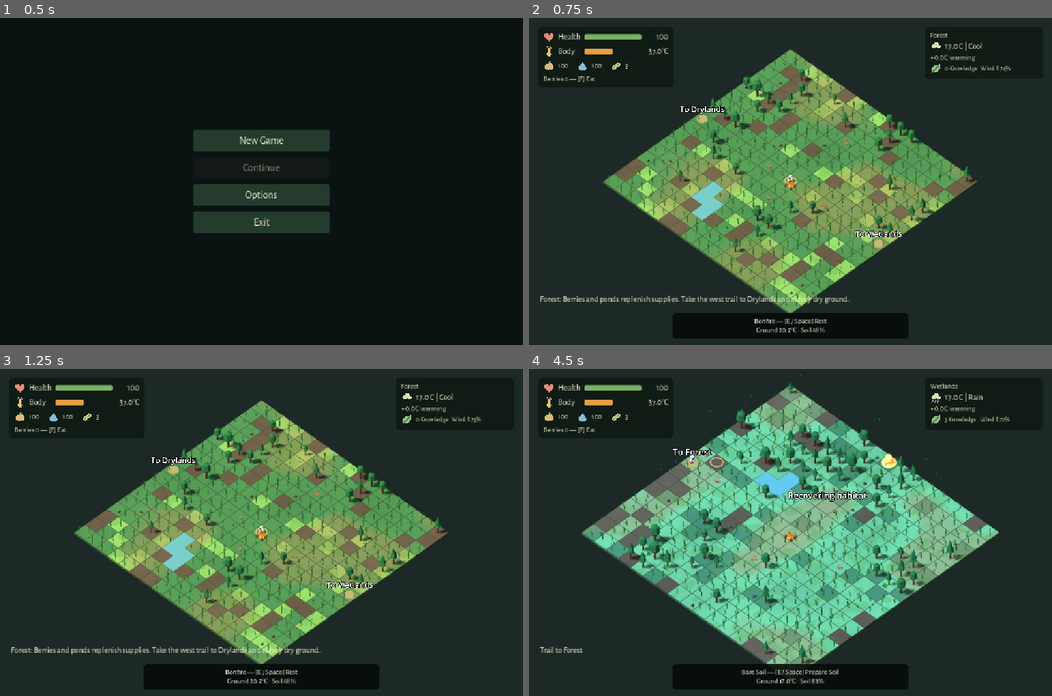
Above: before the commit, frames 1-4 (two rows, left to right).
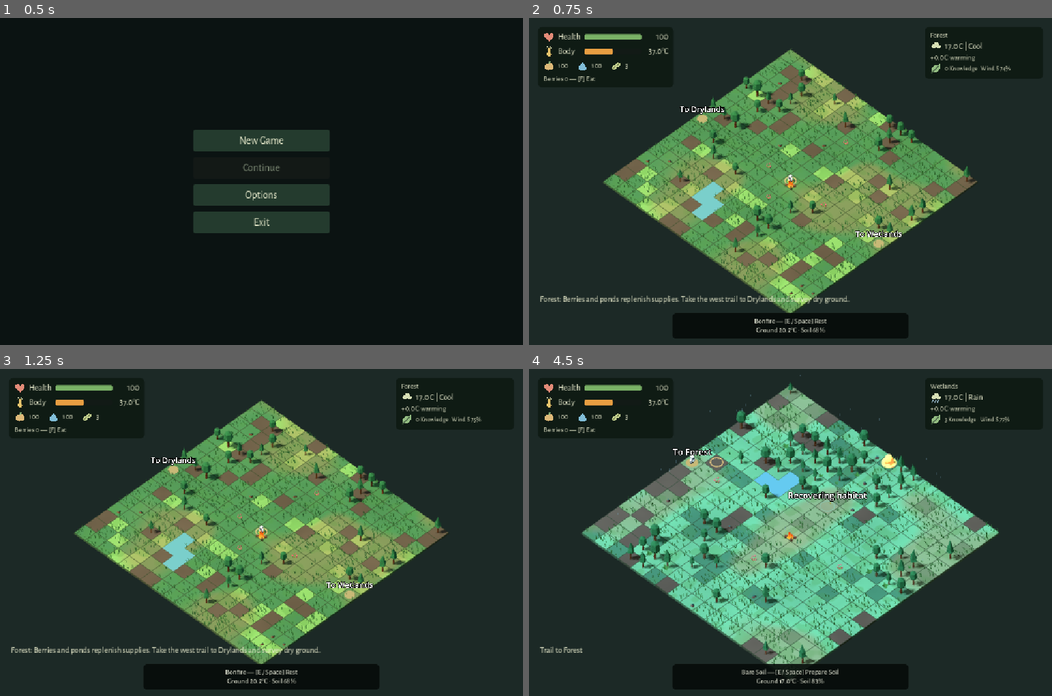
Above: after the commit, the same moments.

Repository: emir-masinovic/gameup-2026-nihilists
Game: Godot game, scene res://features/menus/main_menu.tscn
Same seed, same stepped clock (60 frames per second), same inputs: the game is played once before the commit and once after it.
Inputs (mouse positions are in pixels of both pictures, inside the frame that each line leads up to):
- Up to frame 1 (0.5 s): no input
- Up to frame 2 (0.75 s): click "New Game" at 0.5 s
- Up to frame 3 (1.25 s): no input
- Up to frame 4 (4.5 s): tap Enter (ui_accept) at 1.25, 1.52 s; move the mouse to (905, 516) at 1.27 s; hold D (move_east) 1.28-2 s; hold F (eat) 1.28-2 s; click (905, 516) at 1.42 s; tap E (interact) at 1.55, 3.05 s; drag from (685, 548) to (764, 597) at 2.02 s; move the mouse to (842, 460) at 2.77 s; hold D (move_east) 2.78-3.5 s; hold C (camera_mode_cycle) 2.78-3.5 s; drag from (764, 597) to (633, 483) at 3.52 s; move the mouse to (947, 581) at 4.27 s; hold A (move_west) from 4.28 s (still down); hold Mouse wheel up (camera_zoom_in) from 4.28 s (still down)

Frame 1 is identical in both runs. In frame 2, 3.2% of the frame differs, in the area x 14-83%, y 9-90%; in frame 3, 3.2%; in frame 4, 5.5%, in the area x 11-90%, y 7-91%.

Commit message:
fix: distribute grass through a continuous world-space density field

Diff:
--- a/features/levels/forest/nature/ground_cover.gd
+++ b/features/levels/forest/nature/ground_cover.gd
@@ -7,17 +7,25 @@
 var _crack_batches: Array[Dictionary] = []
 var _noise = FastNoiseLite.new()
 var _appearance_seed = 0
+var _patch_noise = FastNoiseLite.new()
+var _detail_noise = FastNoiseLite.new()
+var _grass_sites: Dictionary = {}
 var _grid: RefCounted
 var _crack_sizes: Array[float] = []
 var _crack_targets: Array[float] = []
 
 func configure(grid: RefCounted, occupied: Dictionary = {}):
+	_grass_sites.clear()
 	occupied_cells = occupied
 	_grid = grid
 	_appearance_seed = int(grid.cells[0].rotation*10000.0)
 	_noise.seed = _appearance_seed
 	_noise.frequency = 0.23
 	_noise.fractal_octaves = 2
+	_patch_noise.seed = _appearance_seed ^ 0x71A3
+	_patch_noise.frequency = 0.075
+	_detail_noise.seed = _appearance_seed ^ 0x3E19
+	_detail_noise.frequency = 0.7
 	_build(grid, Visuals.instantiate_grass(), false)
 	_build(grid, Visuals.instantiate_shrub(), true)
 	_build_cracks(grid)
@@ -48,6 +56,12 @@
 			var position = Vector2i(i%grid.SIZE,floori(float(i)/grid.SIZE))
 			var cluster = (_noise.get_noise_2d(position.x,position.y)+1.0)*0.5
 			for slot in range(1 if shrubs else clampi(GRASS_DENSITY.minimum+int(cluster*10.0),GRASS_DENSITY.minimum,GRASS_DENSITY.maximum)): indices.append(i)
+	var placement: Array[Dictionary] = []
+	if not shrubs:
+		# Retain the old total capacity, not its per-tile layout.
+		placement = _grass_placement(grid,indices.size())
+		indices.clear()
+		for candidate in placement: indices.append(candidate.index)
 	var renderer = MultiMeshInstance3D.new()
 	renderer.name = "Shrubs" if shrubs else "Grass"
 	renderer.multimesh = MultiMesh.new()
@@ -67,17 +81,22 @@
 	var offsets: Array[Vector3] = []
 	var rotations: Array[float] = []
 	var variations: Array[float] = []
-	var last_cell = -1
-	var slot = 0
-	for i in indices:
-		slot = slot+1 if i == last_cell else 0
-		last_cell = i
-		var key = i*37+slot*101+_appearance_seed
-		var anchor = Vector2(_sample(i*17)-0.5,_sample(i*29)-0.5)*0.65
-		offsets.append(Vector3(clampf(anchor.x+(_sample(key)-0.5)*1.8,-0.94,0.94),0,clampf(anchor.y+(_sample(key+13)-0.5)*1.8,-0.94,0.94)))
-		rotations.append(_sample(key+31)*TAU)
-		variations.append(0.7+_sample(key+47)*0.65)
-	batches.append({"renderer": renderer, "indices": indices, "source": source.transform, "sizes":sizes, "targets":sizes.duplicate(), "vitality":sizes.duplicate(), "shrubs":shrubs,"offsets":offsets,"rotations":rotations,"variations":variations})
+	var thresholds: Array[float] = []
+	var rng = RandomNumberGenerator.new()
+	rng.seed = _appearance_seed ^ 0x48A17
+	for j in range(indices.size()):
+		var i = indices[j]
+		var cell = Vector2i(i%grid.SIZE,floori(float(i)/grid.SIZE))
+		var offset: Vector3 = placement[j].position-grid.world_position(cell) if not shrubs else Vector3.ZERO
+		if shrubs:
+			var key = i*37+_appearance_seed
+			var anchor = Vector2(_sample(i*17)-0.5,_sample(i*29)-0.5)*0.65
+			offset = Vector3(clampf(anchor.x+(_sample(key)-0.5)*1.8,-0.94,0.94),0,clampf(anchor.y+(_sample(key+13)-0.5)*1.8,-0.94,0.94))
+		offsets.append(offset)
+		rotations.append(_sample(i*37+_appearance_seed+31)*TAU if shrubs else rng.randf_range(0.0,TAU))
+		variations.append(0.7+_sample(i*37+_appearance_seed+47)*0.65 if shrubs else rng.randf_range(0.7,1.35))
+		thresholds.append(rng.randf())
+	batches.append({"renderer": renderer, "indices": indices, "source": source.transform, "sizes":sizes, "targets":sizes.duplicate(), "vitality":sizes.duplicate(), "shrubs":shrubs,"offsets":offsets,"rotations":rotations,"variations":variations,"thresholds":thresholds})
 	model.free()
 
 func update_state(grid: RefCounted):
@@ -90,7 +109,7 @@
 			var occupied = occupied_cells.has(cell) or cell == grid.start or data.tree or data.get("log",false) or data.get("berry_bush",false)
 			var allowed = (data.tree and data.get("tree_state","healthy") != "stump" and not data.get("log",false)) if batch.shrubs else not occupied
 			var visible_patch = allowed and data.terrain == "grass" and not data.get("burning", false) and (not data.get("burned", false) or data.get("burn_recovery", 0.0) >= 0.2)
-			var threshold = 0.1 + fposmod(float(i*13+j*7)*0.618034,1.0)*0.8
+			var threshold = 0.1 + (fposmod(float(i*13+j*7)*0.618034,1.0) if batch.shrubs else batch.thresholds[j])*0.8
 			# A small founding shoot precedes the denser surrounding cluster.
 			if j == 0 or batch.indices[j-1] != i: threshold = 0.08 + _sample(i+83)*0.04
 			var coverage = smoothstep(threshold-0.08,threshold+0.08,vitality*vitality)
@@ -202,3 +221,45 @@
 		material.set_shader_parameter("wind_direction",state.direction)
 		material.set_shader_parameter("wind_strength",state.strength)
 		material.set_shader_parameter("wind_time",state.time)
+
+# Generation-only, continuous world-space density. One jittered candidate per
+# fine stratum; weighted sampling keeps the budget fixed without tile quotas.
+func _grass_placement(grid: RefCounted, budget: int) -> Array[Dictionary]:
+	var rng = RandomNumberGenerator.new()
+	rng.seed = _appearance_seed ^ 0x597B
+	var first: Vector3 = grid.world_position(Vector2i.ZERO)
+	var edge = Vector2(first.x,first.z)-Vector2.ONE*grid.CELL_SIZE*0.5
+	var extent = grid.SIZE*grid.CELL_SIZE
+	var steps = ceili(extent/0.45)
+	var spacing = extent/steps
+	var candidates: Array[Dictionary] = []
+	for z in range(steps):
+		for x in range(steps):
+			var point = edge+Vector2(x+rng.randf(),z+rng.randf())*spacing
+			var cell = Vector2i(floori((point.x-edge.x)/grid.CELL_SIZE),floori((point.y-edge.y)/grid.CELL_SIZE))
+			var index = cell.y*grid.SIZE+cell.x
+			if grid.cells[index].terrain != "grass": continue
+			var density = grass_density_at(point)
+			var priority = -log(maxf(rng.randf(),0.000001))/density
+			candidates.append({"position":Vector3(point.x,0,point.y),"index":index,"priority":priority})
+	candidates.sort_custom(func(a,b): return a.priority < b.priority)
+	candidates.resize(mini(budget,candidates.size()))
+	candidates.sort_custom(func(a,b): return a.index < b.index or (a.index == b.index and a.priority < b.priority))
+	return candidates
+
+func grass_density_at(point: Vector2) -> float:
+	const PATCH_SIZE = 4.2
+	var lattice = Vector2i(floori(point.x/PATCH_SIZE),floori(point.y/PATCH_SIZE))
+	var nearest = INF
+	for z in range(-1,2):
+		for x in range(-1,2):
+			var key = lattice+Vector2i(x,z)
+			if not _grass_sites.has(key):
+				var rng = RandomNumberGenerator.new()
+				rng.seed = hash(key) ^ _appearance_seed ^ 0x63B21
+				_grass_sites[key] = (Vector2(key)+Vector2(rng.randf(),rng.randf()))*PATCH_SIZE
+			nearest = minf(nearest,point.distance_to(_grass_sites[key]))
+	var cellular = 1.0-smoothstep(0.25,0.9,nearest/PATCH_SIZE)
+	var broad = smoothstep(-0.35,0.35,_patch_noise.get_noise_2d(point.x,point.y))
+	var detail = 0.8+0.2*_detail_noise.get_noise_2d(point.x,point.y)
+	return 0.02+pow(lerpf(broad,cellular,0.65),2.0)*detail
--- a/tests/world_presentation_test.gd
+++ b/tests/world_presentation_test.gd
@@ -92,6 +92,16 @@
 	check(forbidden_count > 0,"Occupied-cell grass exclusion was exercised")
 	var wetlands = world.regions.get_region("wetlands")
 	check(wetlands.climate.wind_state(0.25,world.regions.elapsed) == wind,"Regional travel keeps the shared run wind continuous")
+	var diagonal_phase = Vector2.ZERO
+	for offset in grass_batch.offsets:
+		diagonal_phase += Vector2.from_angle(TAU*(offset.x-offset.z)/1.8)
+	check(diagonal_phase.length()/grass_batch.offsets.size() < 0.25,"Grass offsets do not collapse onto correlated diagonal hash bands")
+	check(absf(cover.grass_density_at(Vector2(1.0-0.0001,3.4))-cover.grass_density_at(Vector2(1.0+0.0001,3.4))) < 0.001,"World density remains continuous across gameplay tile boundaries")
+	check(grass_batch.indices.size() == 1766,"World placement preserves the accepted seed-2026 grass budget")
+	var sites_before = cover._grass_sites.size()
+	cover.update_state(world.grid)
+	cover._process(0.1)
+	check(cover._grass_sites.size() == sites_before,"Climate appearance updates never regenerate spatial noise")
 	var distinct_offsets = {}
 	var per_cell = {}
 	for j in range(grass_batch.indices.size()):
Not shown, changed: docs/ARCHITECTURE.md
